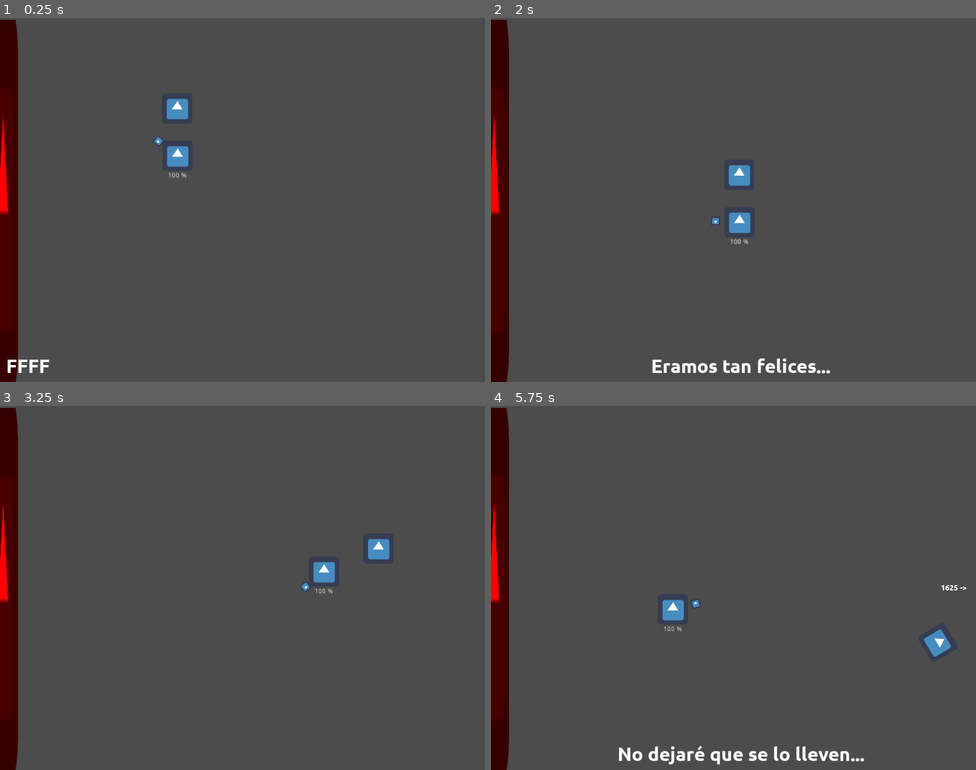
Above: before the commit, frames 1-4 (two rows, left to right).
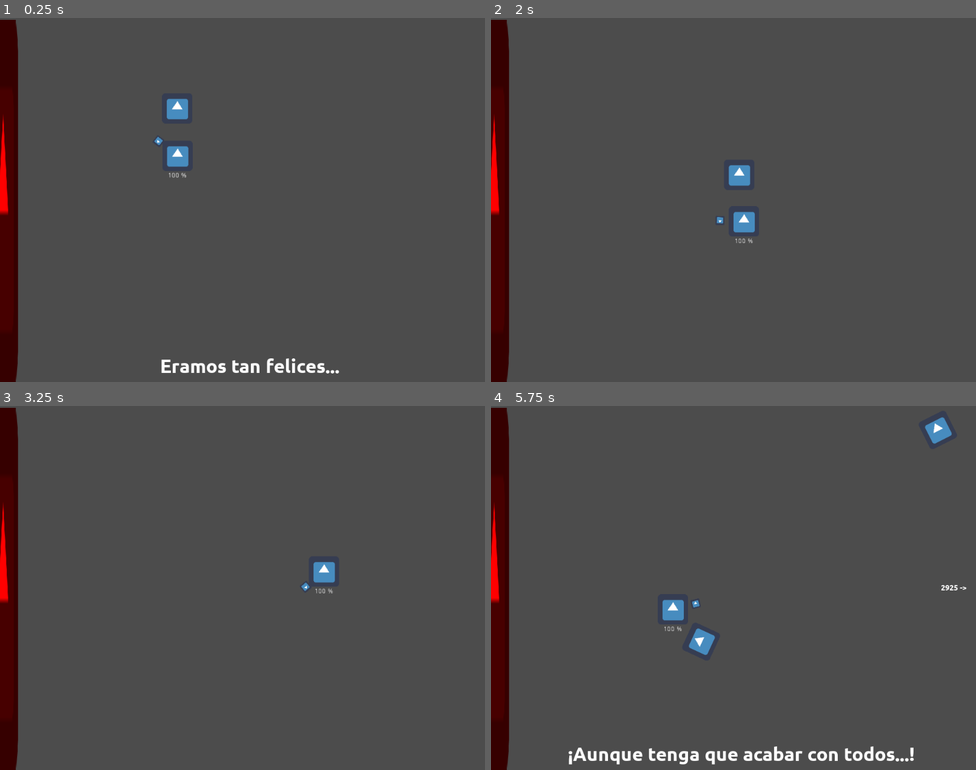
Above: after the commit, the same moments.

Repository: moisesjbc/cinco-etapas
Game: Godot game, scene res://scenes/main_scene/main_scene.tscn
The game is run twice, just before and just after one commit, with the same random seed, the same clock (stepped at 60 frames per second) and the same inputs. The engine's default icon, where the game draws it, is replaced by a stand-in: a white triangle on a blue panel in a dark square.
Inputs (mouse positions are in pixels of both pictures, inside the frame that each line leads up to):
- Up to frame 1 (0.25 s): no input
- Up to frame 2 (2 s): tap Enter at 0.5 s; move the mouse to (840, 181) at 0.52 s; hold Right (ui_right) 0.53-1.28 s; move the mouse to (636, 218) at 1.27 s; hold Down (ui_down) from 1.28 s (still down)
- Up to frame 3 (3.25 s): move the mouse to (291, 507) at 2.02 s; release Down (ui_down) at 2.03 s; hold Right (ui_right) 2.03-2.78 s; move the mouse to (218, 660) at 2.77 s; hold Up (ui_up) from 2.78 s (still down)
- Up to frame 4 (5.75 s): move the mouse to (879, 642) at 3.52 s; release Up (ui_up) at 3.53 s; hold Left (ui_left) 3.53-5.03 s; move the mouse to (588, 533) at 4.27 s; move the mouse to (757, 588) at 5.02 s; hold Down (ui_down) from 5.03 s (still down)

The runs differ from the first frame. In frame 1, 0.8% of the frame differs, in the area x 1-70%, y 93-98%; in frame 2, 0.9%; in frame 3, 0.3%; in frame 4, 2.1%, in the area x 16-95%, y 3-99%.

Commit message:
Added state machine to main scene
Source: https://gdscript.com/godot-state-machine

Diff:
--- a/godot-project/scenes/main_scene/main_scene.gd
+++ b/godot-project/scenes/main_scene/main_scene.gd
@@ -3,68 +3,21 @@
 var current_stage: int = -1
 var distance_to_loved_one = 0
 
+onready var current_state
+
 func _ready():
-	$stage_timer.start(1)
-	set_physics_process(false)
+	change_state("state_0_loss")
 
-func s1_separation_0():
-	$story_gui.set_text("Eramos tan felices...", null, funcref(self, "s1_separation_1"))
-
-func s1_separation_1():
-	$player.loose_loved_one()
-	$stage_timer.start(1.5)
-
-func stage_2():
-	$story_gui.set_text("Quizás si sacrifico vida por velocidad [ESPACIO]...", funcref(self, "stage_2_1"), null)
-	$player.enable_sacrifice()
-
-func stage_2_1():
-	print("sacrifice!")
+func change_state(new_state):
+	current_state = get_node(new_state)
+	current_state.state_machine = self
+	if current_state.has_method("start"):
+		current_state.start()
 
 func _on_stage_timer_timeout():
-	if current_stage == -1:
-		s1_separation_0()
-		current_stage += 1
-	elif current_stage == 0:
-		set_physics_process(true)
-		$story_gui.set_text("No dejaré que se lo lleven...", null, null)
-		$meteorites_respawn.enable()
-		$stage_timer.start(2)
-		current_stage += 1
-	elif current_stage == 1:
-		$story_gui.set_text("¡Aunque tenga que acabar con todos...!", null, null)
-		$friends_respawn.enable()
-		$stage_timer.start(2)
-		current_stage += 1
-	elif current_stage == 2:
-		$story_gui.set_text("No llego...", null, funcref(self, "stage_2"))
-		set_physics_process(true)
-	elif current_stage == 3:
-		$distance_label.queue_free()
-		$meteorites_respawn.disable()
-		$friends_respawn.disable()
-		for meteorite in get_tree().get_nodes_in_group("meteorites"):
-			meteorite.queue_free()
-		for friend in get_tree().get_nodes_in_group("friends"):
-			friend.queue_free()
-		$story_gui.set_text("O no...", null, null)
-		$player.disable_input()
-
+	if current_state and current_state.has_method("timeout"):
+		current_state.timeout()
 
 func _physics_process(delta):
-	if current_stage >= 0 and current_stage < 3:
-		print("loved one speed: " + str(get_node("/root/main_scene/loved_one").traveling_speed))
-		print("player: " + str($player.traveling_speed))
-		distance_to_loved_one = max(distance_to_loved_one + (get_node("/root/main_scene/loved_one").traveling_speed - $player.traveling_speed) * delta, 0)
-		$distance_label.text = str(int(distance_to_loved_one)) + " ->"
-
-		if distance_to_loved_one == 0:
-			current_stage += 1
-			_on_stage_timer_timeout()
-	elif current_stage == 3:
-		stage_3_begin(delta)
-
-
-func stage_3_begin(delta):
-	$player.move_and_collide((Vector2(50.0, 368.0) - $player.global_position).normalized() * 100 * delta)
-	$death.move_and_collide((Vector2(0.0, 368.0) - $death.global_position).normalized() * 100 * delta)
+	if current_state and current_state.has_method("process"):
+		current_state.process(delta)
--- a/godot-project/scenes/main_scene/main_scene.tscn
+++ b/godot-project/scenes/main_scene/main_scene.tscn
@@ -7,6 +7,11 @@
 [ext_resource path="res://scenes/friends_respawn/friends_respawn.tscn" type="PackedScene" id=5]
 [ext_resource path="res://scenes/death/death.tscn" type="PackedScene" id=6]
 [ext_resource path="res://fonts/Ubuntu-B.ttf" type="DynamicFontData" id=7]
+[ext_resource path="res://scenes/main_scene/states/state_0_loss.gd" type="Script" id=8]
+[ext_resource path="res://scenes/main_scene/states/state_1_denial.gd" type="Script" id=9]
+[ext_resource path="res://scenes/main_scene/states/state_2_anger.gd" type="Script" id=10]
+[ext_resource path="res://scenes/main_scene/states/state_3_bargaining.gd" type="Script" id=11]
+[ext_resource path="res://scenes/main_scene/states/state_4_depression.gd" type="Script" id=12]
 
 [sub_resource type="DynamicFont" id=1]
 font_data = ExtResource( 7 )
@@ -47,4 +52,19 @@
 __meta__ = {
 "_edit_use_anchors_": false
 }
+
+[node name="state_0_loss" type="Node2D" parent="."]
+script = ExtResource( 8 )
+
+[node name="state_1_denial" type="Node2D" parent="."]
+script = ExtResource( 9 )
+
+[node name="state_2_anger" type="Node2D" parent="."]
+script = ExtResource( 10 )
+
+[node name="state_3_bargaining" type="Node2D" parent="."]
+script = ExtResource( 11 )
+
+[node name="state_4_depression" type="Node2D" parent="."]
+script = ExtResource( 12 )
 [connection signal="timeout" from="stage_timer" to="." method="_on_stage_timer_timeout"]
--- /dev/null
+++ b/godot-project/scenes/main_scene/states/state_0_loss.gd
@@ -0,0 +1,13 @@
+extends Node2D
+
+var state_machine
+
+func start():
+	state_machine.get_node("story_gui").set_text("Eramos tan felices...", null, funcref(self, "loose_loved_one"))
+
+func loose_loved_one():
+	state_machine.get_node("player").loose_loved_one()
+	state_machine.get_node("stage_timer").start(1.5)
+
+func timeout():
+	state_machine.change_state("state_1_denial")
--- /dev/null
+++ b/godot-project/scenes/main_scene/states/state_1_denial.gd
@@ -0,0 +1,22 @@
+extends Node2D
+
+var state_machine
+
+onready var player = get_node("/root/main_scene/player")
+
+
+func start():
+	state_machine.get_node("story_gui").set_text("No dejaré que se lo lleven...", null, null)
+	state_machine.get_node("meteorites_respawn").enable()
+	state_machine.get_node("stage_timer").start(2)
+
+func process(delta):
+	var loved_one = get_node("/root/main_scene/loved_one")
+	print("loved one speed: " + str(loved_one.traveling_speed))
+	print("player: " + str(player.traveling_speed))
+	state_machine.distance_to_loved_one = max(state_machine.distance_to_loved_one + (loved_one.traveling_speed - player.traveling_speed) * delta, 0)
+	state_machine.get_node("distance_label").text = str(int(state_machine.distance_to_loved_one)) + " ->"
+
+func timeout():
+	state_machine.change_state("state_2_anger")
+	print("timeout")
--- /dev/null
+++ b/godot-project/scenes/main_scene/states/state_2_anger.gd
@@ -0,0 +1,18 @@
+extends Node2D
+
+var state_machine
+
+onready var player = get_node("/root/main_scene/player")
+
+func start():
+	state_machine.get_node("story_gui").set_text("¡Aunque tenga que acabar con todos...!", null, null)
+	state_machine.get_node("friends_respawn").enable()
+	state_machine.get_node("stage_timer").start(2)
+
+
+func process(delta):
+	state_machine.get_node("state_1_denial").process(delta)
+
+
+func timeout():
+	state_machine.change_state("state_3_bargaining")
--- /dev/null
+++ b/godot-project/scenes/main_scene/states/state_3_bargaining.gd
@@ -0,0 +1,15 @@
+extends Node2D
+
+var state_machine
+
+func start():
+	state_machine.get_node("story_gui").set_text("No llego...", null, funcref(self, "step_1"))
+
+func step_1():
+	state_machine.get_node("story_gui").set_text("Quizás si sacrifico vida por velocidad [ESPACIO]...", null, null)
+	state_machine.get_node("player").enable_sacrifice()
+
+func process(delta):
+	state_machine.get_node("state_2_anger").process(delta)
+	if state_machine.distance_to_loved_one <= 0:
+		state_machine.change_state("state_4_depression")
--- /dev/null
+++ b/godot-project/scenes/main_scene/states/state_4_depression.gd
@@ -0,0 +1,20 @@
+extends Node2D
+
+var state_machine
+onready var player = get_node("/root/main_scene/player")
+onready var death = get_node("/root/main_scene/death")
+
+func start():
+	state_machine.get_node("distance_label").queue_free()
+	state_machine.get_node("meteorites_respawn").disable()
+	state_machine.get_node("friends_respawn").disable()
+	for meteorite in get_tree().get_nodes_in_group("meteorites"):
+		meteorite.queue_free()
+	for friend in get_tree().get_nodes_in_group("friends"):
+		friend.queue_free()
+	state_machine.get_node("story_gui").set_text("O no...", null, null)
+	state_machine.get_node("player").disable_input()
+
+func process(delta):
+	player.move_and_collide((Vector2(150.0, 368.0) - player.global_position).normalized() * 300 * delta)
+	death.move_and_collide((Vector2(0.0, 368.0) - death.global_position).normalized() * 300 * delta)
Not shown: 1 places in godot-project/scenes/main_scene/main_scene.tscn that only renumber resources
